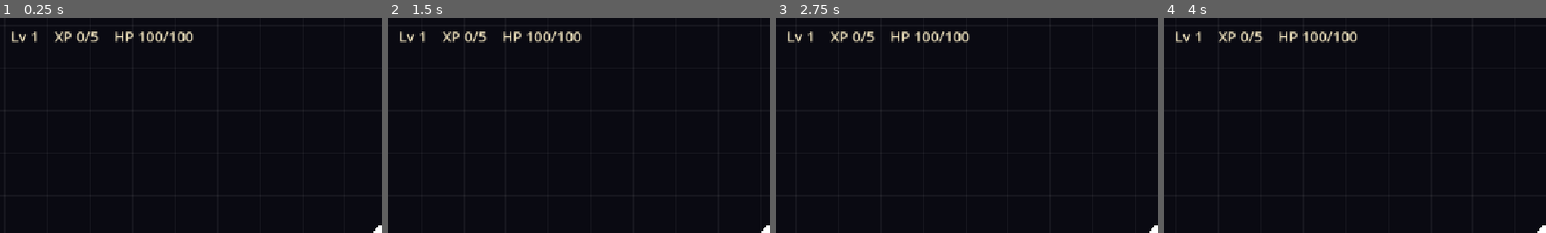
Above: before the commit, frames 1-4 (left to right).
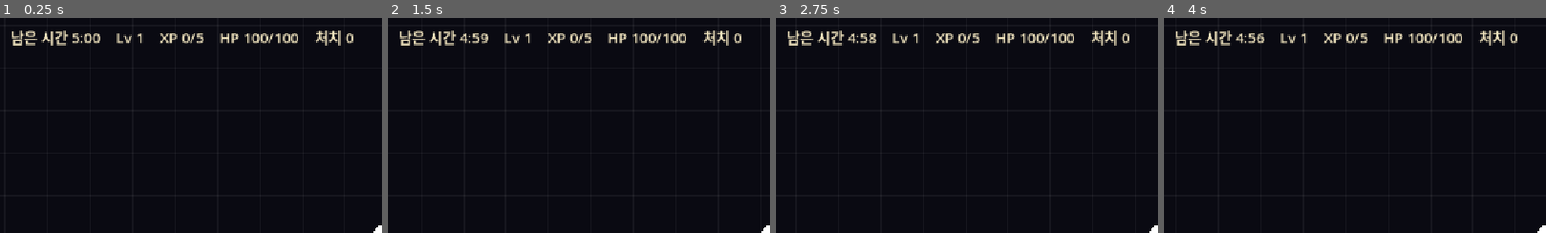
Above: after the commit, the same moments.

Repository: JunH95/game_project
Game: Godot game, scene res://scenes/main.tscn
Two runs of this game, one before a commit and one after it. Both use one fixed random seed, a clock stepped at 60 frames per second and the inputs below.
Inputs (mouse positions are % of the whole screen's width and height, from its top left):
- Up to frame 1 (0.25 s): no input
- Up to frame 2 (1.5 s): tap Enter (ui_accept) at 0.5 s; move the mouse to (72, 45) at 0.52 s; hold D (move_right) 0.53-1.25 s; hold Enter (ui_accept) 0.53-1.25 s; click (72, 45) at 0.67 s; drag from (30, 55) to (50, 50) at 1.27 s
- Up to frame 3 (2.75 s): move the mouse to (60, 28) at 2.02 s; hold D (move_right) from 2.03 s (still down); hold Enter (ui_accept) from 2.03 s (still down)
- Up to frame 4 (4 s): release D (move_right) at 2.75 s; release Enter (ui_accept) at 2.75 s; drag from (45, 70) to (88, 20) at 2.77 s; move the mouse to (80, 65) at 3.52 s; hold A (move_left) from 3.53 s (still down); hold Enter (ui_accept) from 3.53 s (still down)
The pictures show only the part of the screen within x 0-50%, y 0-50%; the shares and areas given below are measured in that part.

The runs differ from the first frame. In frame 1, 2.8% of the frame differs, in the area x 3-93%, y 5-13%; in frame 2, 2.8%; in frame 3, 2.8%; in frame 4, 2.8%.

Commit message:
M1f: 5분 관문 타이머·런 결과 화면 + 오행 5속성 완비
M1 코어 루프의 마지막 조각. 이제 "생존해서 관문을 넘는다"는 목표가 생겨
루프가 닫힌다(지금까지는 끝없이 죽을 때까지 버티는 것뿐이었다).

관문 마무리
- GateTimer: 5분 카운트다운 후 gate_cleared emit. 레벨업으로 트리가 멈추면
  타이머도 함께 멈춘다(선택 화면에서 시간이 흐르면 안 된다)
- RunResult: 클리어와 사망을 한 화면으로 처리. 버틴 시간·처치·레벨을 보여주고
  Enter/Esc 로 재시작. process_mode=ALWAYS 라 일시정지 중에도 입력을 받는다
- player: 죽는 즉시 리로드하던 것을 제거. 무엇 때문에 죽었는지 볼 새도 없이
  판이 넘어갔다. 이제 사망을 알리기만 하고 표시·재시작은 RunResult 가 맡는다
- RunManager: 처치 수 집계(런 전역 통계라 소유자가 없어 여기서 센다)
- HUD: 남은 시간·처치 수 추가

오행 5속성
- 산신 土 -> 木. 산은 숲·나무·호랑이의 영역이고 효과도 max HP(생명)라 木이 맞다
- 신장 신설(土). 문헌 기록 몸주 9종 안에 있어 새 고증 주장이 필요 없다.
  받는 피해 -6% 로 방어라는 새 축을 연다 — 기존 5신에 방어 수단이 없었다
- HurtboxComponent.damage_multiplier 추가, 플레이어가 신내림에서 갱신
- 이로써 金·火·水·木·土 가 모두 채워져 3-3 "실린 기운" 규칙이 5속성에 닿는다

Co-Authored-By: Claude Opus 4.8 <noreply@anthropic.com>
Claude-Session: https://claude.ai/code/session_01VZSS5aL72VpTsu3vZQSPoe

Diff:
--- a/addons/godot_ai/clients/zed.gd
+++ b/data/gods/sinjang.tres
@@ -1,17 +1,16 @@
-@tool
-extends McpClient
+[gd_resource type="Resource" script_class="GodData" load_steps=2 format=3]
 
-## Zed registers MCP servers under `context_servers.<name>` and supports both
-## stdio and streamable http transports.
+[ext_resource type="Script" path="res://scripts/resources/god_data.gd" id="1_script"]
 
-
-func _init() -> void:
-	id = "zed"
-	display_name = "Zed"
-	config_type = "json"
-	path_template = {
-		"darwin": "~/.config/zed/settings.json",
-		"linux": "$XDG_CONFIG_HOME/zed/settings.json",
-		"windows": "$APPDATA/Zed/settings.json",
-	}
-	server_key_path = PackedStringArray(["context_servers"])
+[resource]
+script = ExtResource("1_script")
+id = &"sinjang"
+display_name = "신장"
+tier = 1
+max_level = 5
+element = &"earth"
+stat_mods = {
+"damage_taken_pct": -6.0,
+"knockback_pct": 10.0
+}
+description = "잡귀를 부리는 신. 땅의 기운이 몸을 지켜 맞는 피해가 줄어든다."
--- a/scenes/actors/player/player.gd
+++ b/scenes/actors/player/player.gd
@@ -75,6 +75,9 @@
 		var circle := magnet_shape.shape as CircleShape2D
 		circle.radius = _base_magnet_radius * _god_system.get_multiplier(&"pickup_radius_pct")
 
+	# 방어 계열 신(신장)은 받는 피해를 줄인다.
+	_hurtbox.damage_multiplier = _god_system.get_multiplier(&"damage_taken_pct")
+
 
 ## 자석 반경에 들어온 픽업은 플레이어를 향해 끌려온다. 수집 판정은 픽업 쪽이 한다.
 func _on_magnet_area_entered(area: Area2D) -> void:
@@ -95,9 +98,10 @@
 	tween.tween_property(self, "modulate", Color.WHITE, 0.3)
 
 
+## 죽으면 알리기만 한다. 결과 화면 표시와 재시작은 RunResult 가 맡는다
+## (즉시 리로드하면 무엇 때문에 죽었는지 볼 새도 없이 판이 넘어간다).
 func _on_died() -> void:
 	EventBus.player_died.emit()
-	get_tree().reload_current_scene()
 
 
 func _draw() -> void:
--- a/scenes/main.tscn
+++ b/scenes/main.tscn
@@ -11,6 +11,8 @@
 [ext_resource type="PackedScene" path="res://scenes/ui/hud/hud.tscn" id="9_hud"]
 [ext_resource type="Script" path="res://scripts/systems/god_system.gd" id="10_god"]
 [ext_resource type="PackedScene" path="res://scenes/ui/level_up/god_select.tscn" id="11_select"]
+[ext_resource type="Script" path="res://scripts/systems/gate_timer.gd" id="12_timer"]
+[ext_resource type="PackedScene" path="res://scenes/ui/run_result/run_result.tscn" id="13_result"]
 
 [node name="Main" type="Node2D"]
 
@@ -37,8 +39,15 @@
 unique_name_in_owner = true
 script = ExtResource("8_level")
 
+[node name="GateTimer" type="Node" parent="."]
+unique_name_in_owner = true
+script = ExtResource("12_timer")
+
 [node name="Hud" parent="." instance=ExtResource("9_hud")]
 level_system_path = NodePath("../LevelSystem")
+gate_timer_path = NodePath("../GateTimer")
 
 [node name="GodSelect" parent="." instance=ExtResource("11_select")]
 god_system_path = NodePath("../GodSystem")
+
+[node name="RunResult" parent="." instance=ExtResource("13_result")]
--- a/scenes/ui/hud/hud.gd
+++ b/scenes/ui/hud/hud.gd
@@ -1,14 +1,16 @@
 extends CanvasLayer
 
-## 최소 HUD. 레벨·XP·HP를 텍스트로만 보여준다.
-## 정식 HUD(체력바·타이머·킬 카운트)는 M2에서. 지금은 레벨업이 실제로 일어나는지
-## 눈으로 확인할 수단이 없어 최소한만 둔다.
+## 최소 HUD. 남은 시간·레벨·XP·HP·처치 수를 텍스트로만 보여준다.
+## 정식 HUD(체력바·아이콘·신 목록)는 M2에서. 지금은 진행 상황을 눈으로 확인할
+## 수단이 없어 최소한만 둔다.
 
 @export var level_system_path: NodePath
+@export var gate_timer_path: NodePath
 
 @onready var _label: Label = %StatusLabel
 
 var _level_system: Node
+var _gate_timer: Node
 var _hp: float = 0.0
 var _max_hp: float = 0.0
 
@@ -18,6 +20,10 @@
 		_level_system = get_node_or_null(level_system_path)
 	if _level_system == null:
 		push_error("HUD 에 LevelSystem 이 연결되지 않아 XP 를 표시할 수 없다.")
+	if not gate_timer_path.is_empty():
+		_gate_timer = get_node_or_null(gate_timer_path)
+	if _gate_timer == null:
+		push_error("HUD 에 GateTimer 가 연결되지 않아 남은 시간을 표시할 수 없다.")
 	EventBus.player_health_changed.connect(_on_health_changed)
 
 
@@ -28,7 +34,17 @@
 	if _level_system != null:
 		xp = _level_system.get_current_xp()
 		need = _level_system.xp_to_next(level)
-	_label.text = "Lv %d    XP %d/%d    HP %d/%d" % [level, xp, need, int(_hp), int(_max_hp)]
+	var remaining := 0.0
+	if _gate_timer != null:
+		remaining = _gate_timer.get_remaining()
+	_label.text = "남은 시간 %s    Lv %d    XP %d/%d    HP %d/%d    처치 %d" % [
+		_format_time(remaining), level, xp, need, int(_hp), int(_max_hp), RunManager.kills
+	]
+
+
+func _format_time(seconds: float) -> String:
+	var total := int(ceilf(seconds))
+	return "%d:%02d" % [total / 60, total % 60]
 
 
 func _on_health_changed(current: float, maximum: float) -> void:
--- /dev/null
+++ b/scenes/ui/run_result/run_result.gd
@@ -0,0 +1,54 @@
+extends CanvasLayer
+
+## 런 종료 화면. 관문 클리어와 사망 양쪽을 하나로 처리한다.
+## 일시정지 중에 동작해야 하므로 씬에서 process_mode = ALWAYS 로 둔다.
+##
+## 원혼 정산과 신당 복귀는 M4(메타 루프). 지금은 결과 표시와 재시작만 한다.
+
+@onready var _title: Label = %TitleLabel
+@onready var _stats: Label = %StatsLabel
+@onready var _panel: Control = %Panel
+
+
+func _ready() -> void:
+	_panel.hide()
+	EventBus.gate_cleared.connect(_on_gate_cleared)
+	EventBus.player_died.connect(_on_player_died)
+
+
+func _on_gate_cleared(_gate_id: StringName) -> void:
+	_show("관문을 넘었다", Color(0.88, 0.78, 0.45))
+
+
+func _on_player_died() -> void:
+	_show("넋이 흩어졌다", Color(0.85, 0.25, 0.20))
+
+
+func _show(title: String, color: Color) -> void:
+	if _panel.visible:
+		return
+	_title.text = title
+	_title.add_theme_color_override(&"font_color", color)
+	_stats.text = "버틴 시간 %s    처치 %d    레벨 %d" % [
+		_format_time(RunManager.elapsed_sec), RunManager.kills, RunManager.level
+	]
+	_panel.show()
+	get_tree().paused = true
+
+
+func _format_time(seconds: float) -> String:
+	var total := int(seconds)
+	return "%d:%02d" % [total / 60, total % 60]
+
+
+func _unhandled_input(event: InputEvent) -> void:
+	if not _panel.visible:
+		return
+	if event.is_action_pressed(&"ui_accept") or event.is_action_pressed(&"pause"):
+		get_viewport().set_input_as_handled()
+		_restart()
+
+
+func _restart() -> void:
+	get_tree().paused = false
+	get_tree().reload_current_scene()
--- /dev/null
+++ b/scenes/ui/run_result/run_result.tscn
@@ -0,0 +1,48 @@
+[gd_scene load_steps=3 format=3]
+
+[ext_resource type="Script" path="res://scenes/ui/run_result/run_result.gd" id="1_result"]
+
+[sub_resource type="StyleBoxFlat" id="StyleBoxFlat_panel"]
+bg_color = Color(0.039216, 0.039216, 0.070588, 0.85)
+
+[node name="RunResult" type="CanvasLayer"]
+layer = 20
+process_mode = 3
+script = ExtResource("1_result")
+
+[node name="Panel" type="PanelContainer" parent="."]
+unique_name_in_owner = true
+anchors_preset = 15
+anchor_right = 1.0
+anchor_bottom = 1.0
+grow_horizontal = 2
+grow_vertical = 2
+theme_override_styles/panel = SubResource("StyleBoxFlat_panel")
+
+[node name="Center" type="CenterContainer" parent="Panel"]
+layout_mode = 2
+
+[node name="VBox" type="VBoxContainer" parent="Panel/Center"]
+layout_mode = 2
+theme_override_constants/separation = 18
+
+[node name="TitleLabel" type="Label" parent="Panel/Center/VBox"]
+unique_name_in_owner = true
+layout_mode = 2
+theme_override_font_sizes/font_size = 48
+text = "관문을 넘었다"
+horizontal_alignment = 1
+
+[node name="StatsLabel" type="Label" parent="Panel/Center/VBox"]
+unique_name_in_owner = true
+layout_mode = 2
+theme_override_font_sizes/font_size = 22
+text = "버틴 시간 0:00    처치 0    레벨 1"
+horizontal_alignment = 1
+
+[node name="HintLabel" type="Label" parent="Panel/Center/VBox"]
+layout_mode = 2
+theme_override_colors/font_color = Color(0.61176, 0.58039, 0.51765, 1)
+theme_override_font_sizes/font_size = 16
+text = "Enter · Esc — 다시 시작"
+horizontal_alignment = 1
--- a/scripts/autoload/run_manager.gd
+++ b/scripts/autoload/run_manager.gd
@@ -1,12 +1,22 @@
 extends Node
 
 ## 현재 런의 휘발 상태. 런 시작 시 초기화하고 종료 시 폐기한다(런 중간 세이브 없음).
-## M0 스텁 — 타이머/레벨/모신 신/킬 진행 로직은 M1 이후에 채운다.
+## 경과 시간은 GateTimer, 레벨은 LevelSystem, 모신 신은 GodSystem 이 갱신하고
+## 여기서는 보유만 한다. 처치 수만 이 노드가 직접 센다(런 전역 통계라 소유자가 없음).
 
 var elapsed_sec: float = 0.0
 var level: int = 1
 var kills: int = 0
 var served_gods: Array = []
+
+
+func _ready() -> void:
+	# 처치 수는 런 전역 통계라 특정 씬이 아니라 여기서 센다.
+	EventBus.enemy_died.connect(_on_enemy_died)
+
+
+func _on_enemy_died(_enemy: Node2D, _world_position: Vector2) -> void:
+	kills += 1
 
 
 ## 런 시작 시 호출. autoload 라 씬을 다시 열어도 값이 남으므로 명시적으로 비운다.
--- a/scripts/components/hurtbox_component.gd
+++ b/scripts/components/hurtbox_component.gd
@@ -8,6 +8,9 @@
 @export var health: HealthComponent
 ## 피격 후 무적 시간(i-frame). 겹침 지속 시 이 주기마다 다시 맞는다. 0 이면 매 프레임.
 @export var invuln_time: float = 0.0
+
+## 받는 피해 배율. 방어 계열 신(신장)이 이 값을 낮춘다. 소유 액터가 갱신한다.
+var damage_multiplier: float = 1.0
 
 var _invuln_left: float = 0.0
 var _overlapping: Array[HitboxComponent] = []
@@ -30,7 +33,7 @@
 		if is_instance_valid(hitbox):
 			dmg = maxf(dmg, hitbox.damage)
 	if dmg > 0.0:
-		health.take_damage(dmg)
+		health.take_damage(dmg * damage_multiplier)
 		_invuln_left = invuln_time
 
 
--- /dev/null
+++ b/scripts/systems/gate_timer.gd
@@ -0,0 +1,32 @@
+extends Node
+
+## 관문 타이머. 5분을 버티면 관문 클리어(design.md 5절).
+## 레벨업 UI 가 트리를 일시정지하면 이 노드도 함께 멈춘다(process_mode 기본 상속) —
+## 선택 화면에서 시간이 흐르면 안 되므로 의도한 동작이다.
+##
+## 3:00 저승사자 미니보스와 관문별 데이터(GateData)는 M5 에서 이 위에 얹는다.
+
+## 관문 길이(초). 스폰 램프(spawn_director.ramp_duration)와 맞춘다.
+@export var duration_sec: float = 300.0
+@export var gate_id: StringName = &"hwatang"
+
+var _finished: bool = false
+
+
+func _ready() -> void:
+	RunManager.elapsed_sec = 0.0
+
+
+func _process(delta: float) -> void:
+	if _finished:
+		return
+	RunManager.elapsed_sec += delta
+	if RunManager.elapsed_sec >= duration_sec:
+		RunManager.elapsed_sec = duration_sec
+		_finished = true
+		EventBus.gate_cleared.emit(gate_id)
+
+
+## 남은 시간(초). HUD 표시용.
+func get_remaining() -> float:
+	return maxf(0.0, duration_sec - RunManager.elapsed_sec)
--- a/scripts/systems/god_system.gd
+++ b/scripts/systems/god_system.gd
@@ -20,6 +20,7 @@
 	"res://data/gods/sansin.tres",
 	"res://data/gods/wolgwang.tres",
 	"res://data/gods/chilseong.tres",
+	"res://data/gods/sinjang.tres",
 ]
 
 ## { god_id: level }
Not shown: 1 places in scenes/main.tscn that only renumber resources
Not shown, changed: CLAUDE.md
Not shown, changed: docs/design.md
Not shown, changed: docs/기획서.html
